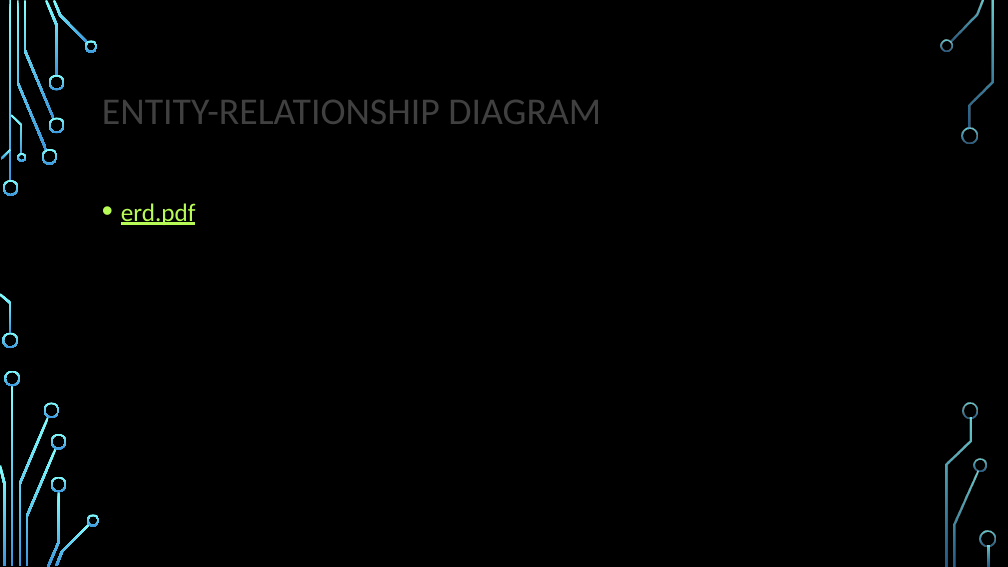
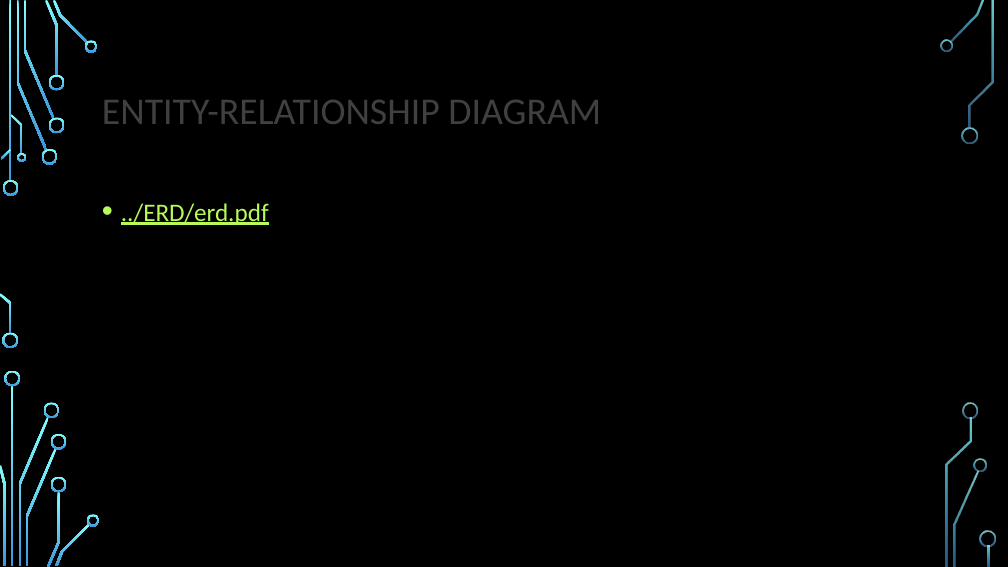
Before and after one commit to VIRTUALD3SIGN/VR, a slide deck: slide 14 of presentation_v02.pptx (slide 12 before the commit). Drawn at 1008x567 pixels with LibreOffice and Linux fonts; fonts in the diff are those of the drawing; background and template pictures are left out. Boxes give left, top, right and bottom in pixels: in the first picture for what was removed or moved away, otherwise in the second. Text is boxed around its words. In the diff, an @@ line names an element or a change of style, - is before the commit and + after.

```diff
--- a/presentation_v02.pptx
+++ b/presentation_v02.pptx
@@ text at (x1=121, y1=203, x2=269, y2=225): text changed @@
-• erd.pdf
+• ../ERD/erd.pdf
```
Also in this commit, not shown: 8 other slides changed, 6 slides added, 10 other files.
